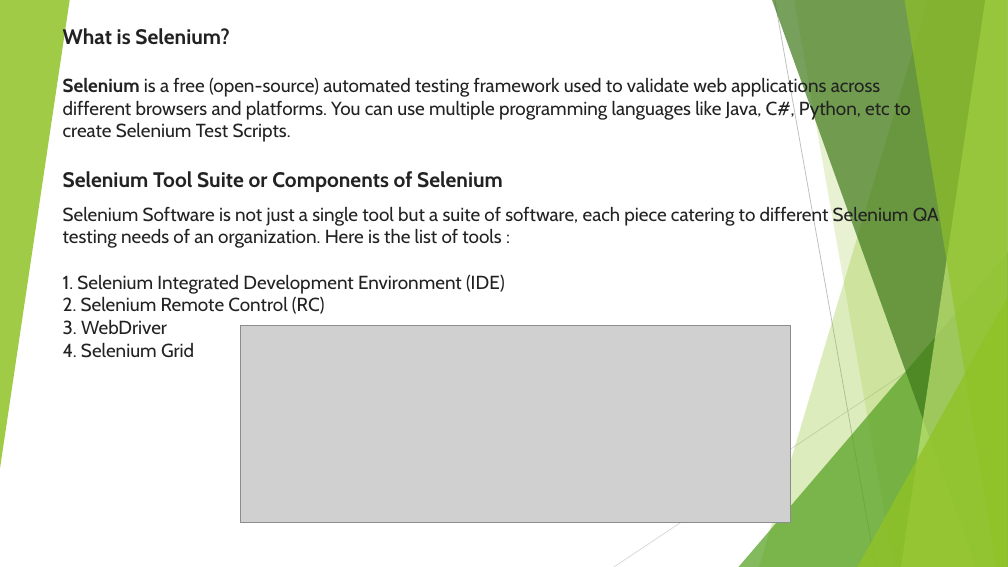
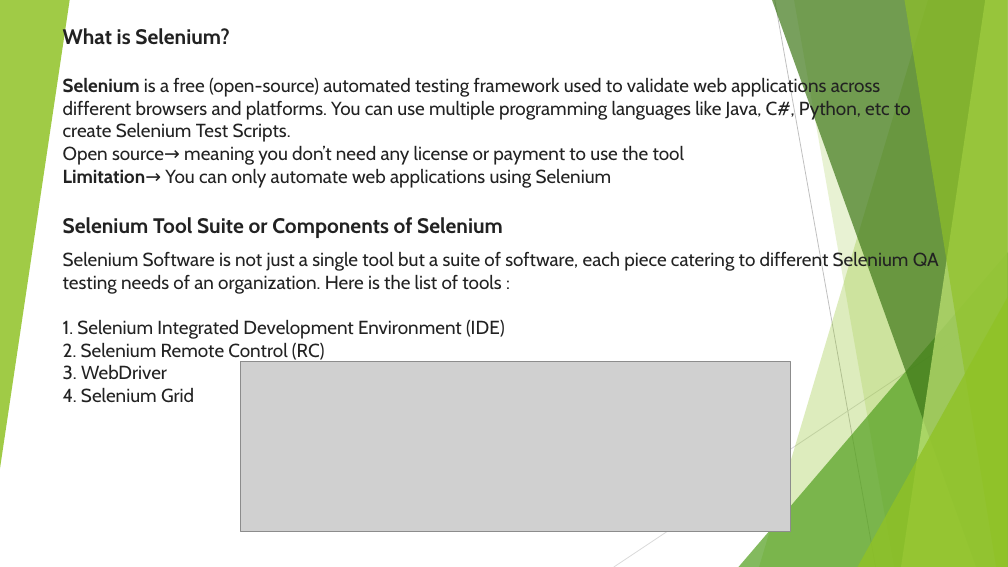
Before and after one commit to skp599/MyFirstProject, a slide deck: slide 2 of Selenium.pptx. Drawn at 1008x567 pixels with LibreOffice and Linux fonts; fonts in the diff are those of the drawing; grey boxes stand for pictures. Boxes give left, top, right and bottom in pixels: in the first picture for what was removed or moved away, otherwise in the second. Text is boxed around its words. In the diff, an @@ line names an element or a change of style, - is before the commit and + after.

Commit message:
Updated Selenium kt document

```diff
--- a/Selenium.pptx
+++ b/Selenium.pptx
@@ title at box(63, 26, 939, 403): text changed @@
-What is Selenium?
-Selenium is a free (open-source) automated testing framework used to validate web applications across different browsers and platforms. You can use multiple programming languages like Java, C#, Python, etc to create Selenium Test Scripts.
-Selenium Tool Suite or Components of Selenium
-Selenium Software is not just a single tool but a suite of software, each piece catering to different Selenium QA testing needs of an organization. Here is the list of tools :
-1. Selenium Integrated Development Environment (IDE)
-2. Selenium Remote Control (RC)
-3. WebDriver
-4. Selenium Grid
+What is Selenium?
+Selenium is a free (open-source) automated testing framework used to validate web applications across different browsers and platforms. You can use multiple programming languages like Java, C#, Python, etc to create Selenium Test Scripts.
+Open source→ meaning you don’t need any license or payment to use the tool
+Limitation→ You can only automate web applications using Selenium
+Selenium Tool Suite or Components of Selenium
+Selenium Software is not just a single tool but a suite of software, each piece catering to different Selenium QA testing needs of an organization. Here is the list of tools :
+1. Selenium Integrated Development Environment (IDE)
+2. Selenium Remote Control (RC)
+3. WebDriver
+4. Selenium Grid
@@ picture: place and size @@
-picture at box(240, 326, 790, 522)
+picture at box(240, 362, 790, 532)
```
Also in this commit, not shown: 3 other slides changed, 2 slides added.
